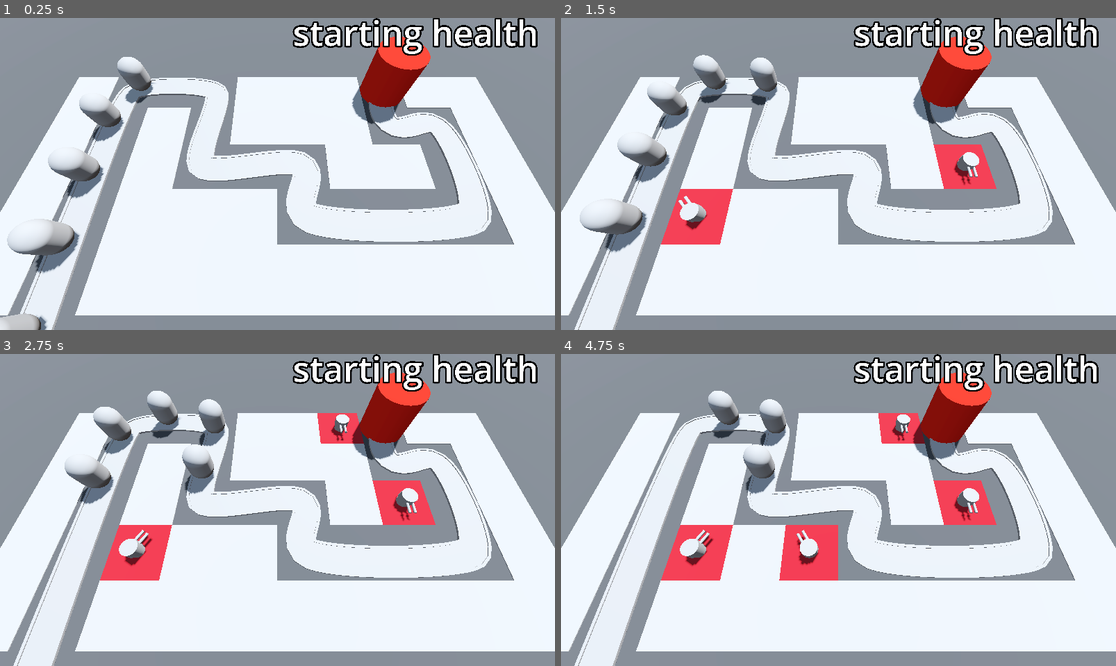
Above: before the commit, frames 1-4 (two rows, left to right).
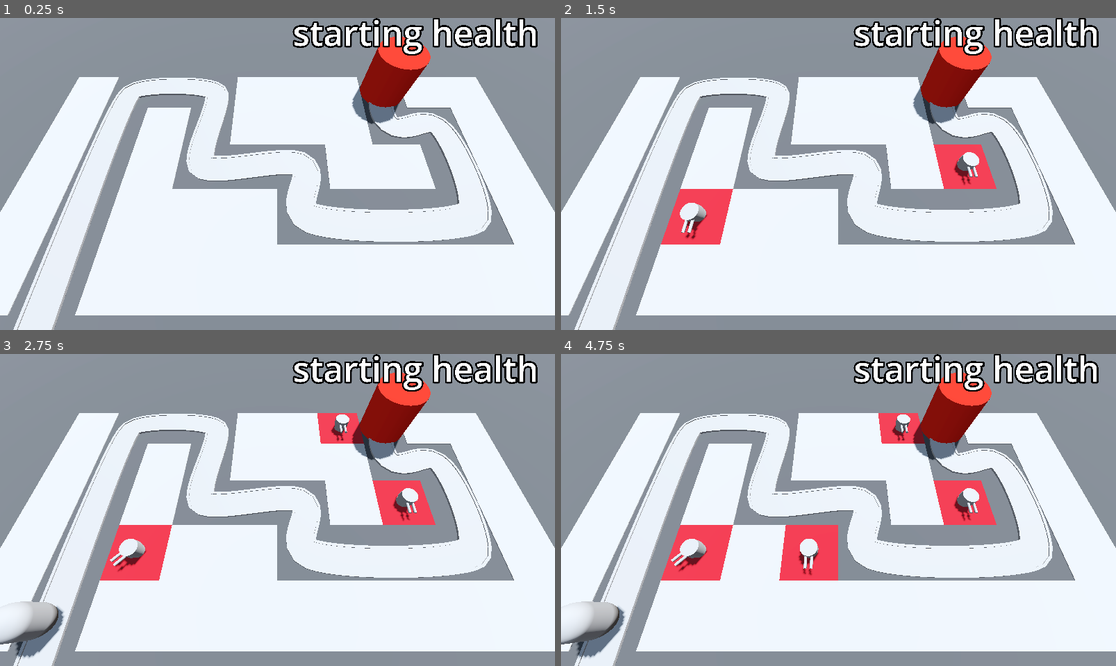
Above: after the commit, the same moments.

Repository: JonathanCarey13/BarbarrianBlaste
Game: Godot game, scene res://BaseLevel.tscn
Same seed, same stepped clock (60 frames per second), same inputs: the game is played once before the commit and once after it.
Inputs (mouse positions are in pixels of both pictures, inside the frame that each line leads up to):
- Up to frame 1 (0.25 s): no input
- Up to frame 2 (1.5 s): move the mouse to (960, 158) at 0.52 s; press the mouse at (960, 158) at 0.53 s; move the mouse to (727, 189) at 1.27 s; release the mouse at (727, 189) at 1.28 s; click (727, 189) at 1.35 s
- Up to frame 3 (2.75 s): move the mouse to (333, 441) at 2.02 s; press the mouse at (333, 441) at 2.03 s
- Up to frame 4 (4.75 s): move the mouse to (810, 572) at 2.77 s; release the mouse at (810, 572) at 2.78 s; click (810, 572) at 2.85 s; move the mouse to (1005, 556) at 3.52 s; press the mouse at (1005, 556) at 3.53 s; move the mouse to (672, 463) at 4.27 s; release the mouse at (672, 463) at 4.28 s; click (672, 463) at 4.35 s

The runs differ from the first frame. In frame 1, 3.4% of the frame differs, in the area x 0-28%, y 12-100%; in frame 2, 3.5%; in frame 3, 4.3%, in the area x 0-41%, y 11-98%; in frame 4, 3.1%.

Commit message:
added turret/enemy animations, added dynamic enemy spawning

Diff:
--- a/BaseLevel.tscn
+++ b/BaseLevel.tscn
@@ -1,9 +1,10 @@
-[gd_scene load_steps=12 format=3 uid="uid://cd34dfm3l1ax0"]
+[gd_scene load_steps=13 format=3 uid="uid://cd34dfm3l1ax0"]
 
 [ext_resource type="PackedScene" uid="uid://b5esgievoe5jb" path="res://RayPickerCamera/ray_picker_camera.tscn" id="1_fbyuq"]
 [ext_resource type="MeshLibrary" uid="uid://02vobfcfsqo1" path="res://MeshLibraries/SpaceLibrary.tres" id="1_gxana"]
 [ext_resource type="PackedScene" uid="uid://dq12v17sltko8" path="res://Enemy/enemy.tscn" id="2_m1mmh"]
 [ext_resource type="PackedScene" uid="uid://cibs6nf8ajxk7" path="res://Base/Base.tscn" id="3_hxjds"]
+[ext_resource type="Script" path="res://EnemyPath.gd" id="3_quolf"]
 [ext_resource type="Script" path="res://TurretManager.gd" id="5_lm68n"]
 [ext_resource type="PackedScene" uid="uid://dglu0q8havkaj" path="res://Turret/turret.tscn" id="6_284p3"]
 
@@ -57,10 +58,12 @@
 "cells": PackedInt32Array(65535, 65534, 0, 65535, 2, 0, 65531, 65535, 0, 65531, 65534, 0, 65531, 0, 0, 65531, 1, 0, 655 …(293 unchanged characters)…
 }
 
-[node name="Path3D" type="Path3D" parent="."]
+[node name="EnemyPath" type="Path3D" parent="."]
 curve = SubResource("Curve3D_hg3k2")
+script = ExtResource("3_quolf")
+enemy_scene = ExtResource("2_m1mmh")
 
-[node name="Road" type="CSGPolygon3D" parent="Path3D"]
+[node name="Road" type="CSGPolygon3D" parent="EnemyPath"]
 polygon = PackedVector2Array(-1, 0, -1, 0.1, 1, 0.1, 1, 0)
 mode = 2
 path_node = NodePath("..")
@@ -73,7 +76,7 @@
 path_u_distance = 1.0
 path_joined = false
 
-[node name="RightEdge" type="CSGPolygon3D" parent="Path3D"]
+[node name="RightEdge" type="CSGPolygon3D" parent="EnemyPath"]
 polygon = PackedVector2Array(1.1, 0.15, 1.1, -0.15, 0.9, -0.15, 0.9, 0.15)
 mode = 2
 path_node = NodePath("..")
@@ -86,7 +89,7 @@
 path_u_distance = 1.0
 path_joined = false
 
-[node name="LeftEdge" type="CSGPolygon3D" parent="Path3D"]
+[node name="LeftEdge" type="CSGPolygon3D" parent="EnemyPath"]
 polygon = PackedVector2Array(-1.1, 0, -1.1, 0.15, -0.9, 0.15, -0.9, 0)
 mode = 2
 path_node = NodePath("..")
@@ -99,24 +102,9 @@
 path_u_distance = 1.0
 path_joined = false
 
-[node name="Enemy" parent="Path3D" instance=ExtResource("2_m1mmh")]
-transform = Transform3D(0.999946, 0, 0, 0, 1, 0, 0, 0, 0.999946, -14, 0, 14)
-
-[node name="Enemy2" parent="Path3D" instance=ExtResource("2_m1mmh")]
-transform = Transform3D(0.999191, 0, 0.0388537, 0, 1, 0, -0.0388537, 0, 0.999191, -14.2235, 0, 9.00509)
-progress = 5.0
-
-[node name="Enemy3" parent="Path3D" instance=ExtResource("2_m1mmh")]
-transform = Transform3D(0.999652, 0, 0.0242793, 0, 1, 0, -0.0242793, 0, 0.999652, -14.3842, 0, 4.00765)
-progress = 10.0
-
-[node name="Enemy4" parent="Path3D" instance=ExtResource("2_m1mmh")]
-transform = Transform3D(0.99993, 0, -0.0057053, 0, 1, 0, 0.0057053, 0, 0.99993, -14.4427, 0, -0.991881)
-progress = 15.0
-
-[node name="Enemy5" parent="Path3D" instance=ExtResource("2_m1mmh")]
-transform = Transform3D(0.796409, 0, -0.60467, 0, 1, 0, 0.60467, 0, 0.796409, -14.0343, 0, -5.95161)
-progress = 20.0
+[node name="Timer" type="Timer" parent="EnemyPath"]
+wait_time = 2.0
+autostart = true
 
 [node name="Base" parent="." instance=ExtResource("3_hxjds")]
 transform = Transform3D(1, 0, 0, 0, 1, 0, 0, 0, 1, 10, 0, -6)
@@ -124,4 +112,6 @@
 [node name="TurretManager" type="Node3D" parent="." node_paths=PackedStringArray("enemy_path")]
 script = ExtResource("5_lm68n")
 turret = ExtResource("6_284p3")
-enemy_path = NodePath("../Path3D")
+enemy_path = NodePath("../EnemyPath")
+
+[connection signal="timeout" from="EnemyPath/Timer" to="EnemyPath" method="spawn_enemy"]
--- a/Enemy/enemy.gd
+++ b/Enemy/enemy.gd
@@ -5,11 +5,14 @@
 
 var current_health: int:
 	set(health_in):
+		if health_in < current_health:
+			animation_player.play("TakeDamage")
 		current_health = health_in
 		if current_health < 1:
 			queue_free()
 
 @onready var base = get_tree().get_first_node_in_group("base")
+@onready var animation_player: AnimationPlayer = $AnimationPlayer
 
 func _ready() -> void:
 	current_health = max_health
--- a/Enemy/enemy.tscn
+++ b/Enemy/enemy.tscn
@@ -6,9 +6,50 @@
 radius = 1.0
 height = 3.0
 
+[sub_resource type="StandardMaterial3D" id="StandardMaterial3D_4wtnf"]
+no_depth_test = true
+shading_mode = 0
+
 [sub_resource type="CapsuleShape3D" id="CapsuleShape3D_sxu8n"]
 radius = 1.0
 height = 3.0
+
+[sub_resource type="Animation" id="Animation_kh00f"]
+resource_name = "TakeDamage"
+length = 0.1
+tracks/0/type = "value"
+tracks/0/imported = false
+tracks/0/enabled = true
+tracks/0/path = NodePath("DamageHighlight:visible")
+tracks/0/interp = 1
+tracks/0/loop_wrap = true
+tracks/0/keys = {
+"times": PackedFloat32Array(0, 0.1),
+"transitions": PackedFloat32Array(1, 1),
+"update": 1,
+"values": [true, false]
+}
+
+[sub_resource type="Animation" id="Animation_dgb7e"]
+length = 0.001
+tracks/0/type = "value"
+tracks/0/imported = false
+tracks/0/enabled = true
+tracks/0/path = NodePath("DamageHighlight:visible")
+tracks/0/interp = 1
+tracks/0/loop_wrap = true
+tracks/0/keys = {
+"times": PackedFloat32Array(0),
+"transitions": PackedFloat32Array(1),
+"update": 1,
+"values": [false]
+}
+
+[sub_resource type="AnimationLibrary" id="AnimationLibrary_anj6l"]
+_data = {
+"RESET": SubResource("Animation_dgb7e"),
+"TakeDamage": SubResource("Animation_kh00f")
+}
 
 [node name="Enemy" type="PathFollow3D"]
 transform = Transform3D(0.999953, 0, 0, 0, 1, 0, 0, 0, 0.999953, 0, 0, 0)
@@ -20,8 +61,19 @@
 transform = Transform3D(1, 0, 0, 0, 1, 0, 0, 0, 1, 0, 1.6, 0)
 mesh = SubResource("CapsuleMesh_sy57a")
 
+[node name="DamageHighlight" type="MeshInstance3D" parent="."]
+transform = Transform3D(1, 0, 0, 0, 1, 0, 0, 0, 1, 0, 1.6, 0)
+visible = false
+material_overlay = SubResource("StandardMaterial3D_4wtnf")
+mesh = SubResource("CapsuleMesh_sy57a")
+
 [node name="EnemyArea3D" type="Area3D" parent="." groups=["enemy_area"]]
 transform = Transform3D(1, 0, 0, 0, 1, 0, 0, 0, 1, 0, 1.6, 0)
 
 [node name="CollisionShape3D" type="CollisionShape3D" parent="EnemyArea3D"]
 shape = SubResource("CapsuleShape3D_sxu8n")
+
+[node name="AnimationPlayer" type="AnimationPlayer" parent="."]
+libraries = {
+"": SubResource("AnimationLibrary_anj6l")
+}
--- /dev/null
+++ b/EnemyPath.gd
@@ -0,0 +1,7 @@
+extends Path3D
+
+@export var enemy_scene: PackedScene
+
+func spawn_enemy() -> void:
+	var new_enemy = enemy_scene.instantiate()
+	add_child(new_enemy)
--- a/Turret/turret.gd
+++ b/Turret/turret.gd
@@ -7,11 +7,13 @@
 var target: PathFollow3D
 
 @onready var turret_top: MeshInstance3D = $TurretBase/TurretTop
+@onready var fire_animation: AnimationPlayer = $AnimationPlayer
 
 func _on_timer_timeout() -> void:
 	if target:
 		var shot = projectile.instantiate()
 		add_child(shot)
+		fire_animation.play("fire")
 		shot.global_position = turret_top.global_position
 		shot.direction = global_transform.basis.z
 
--- a/Turret/turret.tscn
+++ b/Turret/turret.tscn
@@ -15,6 +15,67 @@
 top_radius = 0.1
 bottom_radius = 0.1
 height = 1.0
+
+[sub_resource type="Animation" id="Animation_pe1kv"]
+resource_name = "fire"
+length = 0.2
+tracks/0/type = "value"
+tracks/0/imported = false
+tracks/0/enabled = true
+tracks/0/path = NodePath("TurretBase/Barrel:position")
+tracks/0/interp = 1
+tracks/0/loop_wrap = true
+tracks/0/keys = {
+"times": PackedFloat32Array(0, 0.1, 0.2),
+"transitions": PackedFloat32Array(1, 1, 1),
+"update": 0,
+"values": [Vector3(-0.2, 0.3, 0.85), Vector3(-0.2, 0.3, 0.2), Vector3(-0.2, 0.3, 0.85)]
+}
+tracks/1/type = "value"
+tracks/1/imported = false
+tracks/1/enabled = true
+tracks/1/path = NodePath("TurretBase/Barrel2:position")
+tracks/1/interp = 1
+tracks/1/loop_wrap = true
+tracks/1/keys = {
+"times": PackedFloat32Array(0, 0.1, 0.2),
+"transitions": PackedFloat32Array(1, 1, 1),
+"update": 0,
+"values": [Vector3(0.2, 0.3, 0.85), Vector3(0.2, 0.3, 0.2), Vector3(0.2, 0.3, 0.85)]
+}
+
+[sub_resource type="Animation" id="Animation_gdsle"]
+length = 0.001
+tracks/0/type = "value"
+tracks/0/imported = false
+tracks/0/enabled = true
+tracks/0/path = NodePath("TurretBase/Barrel:position")
+tracks/0/interp = 1
+tracks/0/loop_wrap = true
+tracks/0/keys = {
+"times": PackedFloat32Array(0),
+"transitions": PackedFloat32Array(1),
+"update": 0,
+"values": [Vector3(-0.2, 0.3, 0.85)]
+}
+tracks/1/type = "value"
+tracks/1/imported = false
+tracks/1/enabled = true
+tracks/1/path = NodePath("TurretBase/Barrel2:position")
+tracks/1/interp = 1
+tracks/1/loop_wrap = true
+tracks/1/keys = {
+"times": PackedFloat32Array(0),
+"transitions": PackedFloat32Array(1),
+"update": 0,
+"values": [Vector3(0.2, 0.3, 0.85)]
+}
+
+[sub_resource type="AnimationLibrary" id="AnimationLibrary_ogecq"]
+_data = {
+"RESET": SubResource("Animation_gdsle"),
+"fire": SubResource("Animation_pe1kv")
+}
 
 [node name="Turret" type="Node3D"]
 script = ExtResource("1_prpej")
@@ -39,4 +100,9 @@
 [node name="Timer" type="Timer" parent="."]
 autostart = true
 
+[node name="AnimationPlayer" type="AnimationPlayer" parent="."]
+libraries = {
+"": SubResource("AnimationLibrary_ogecq")
+}
+
 [connection signal="timeout" from="Timer" to="." method="_on_timer_timeout"]
Not shown: 1 places in Enemy/enemy.tscn that only renumber resources
Not shown: 1 places in Turret/turret.tscn that only renumber resources
